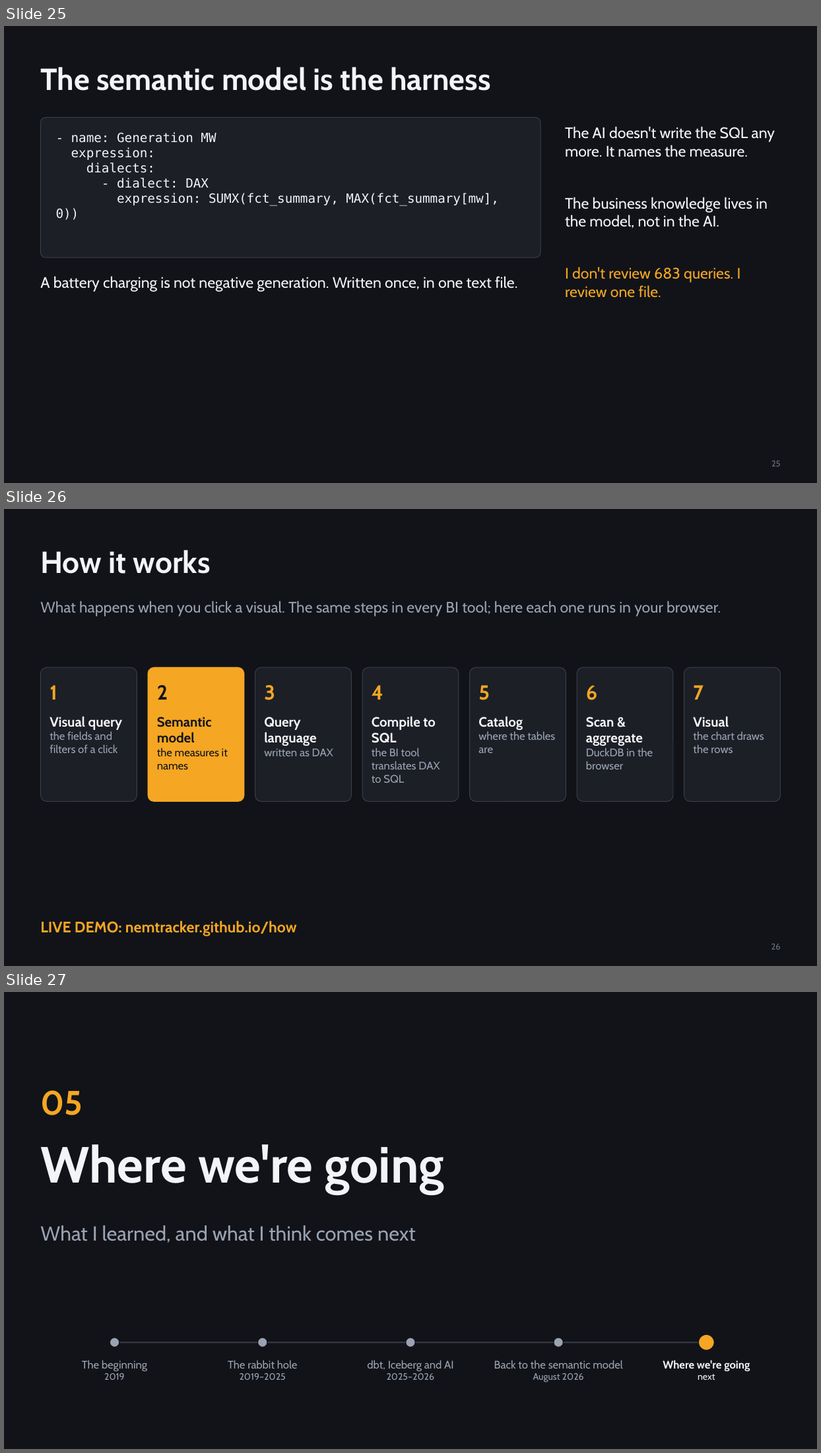
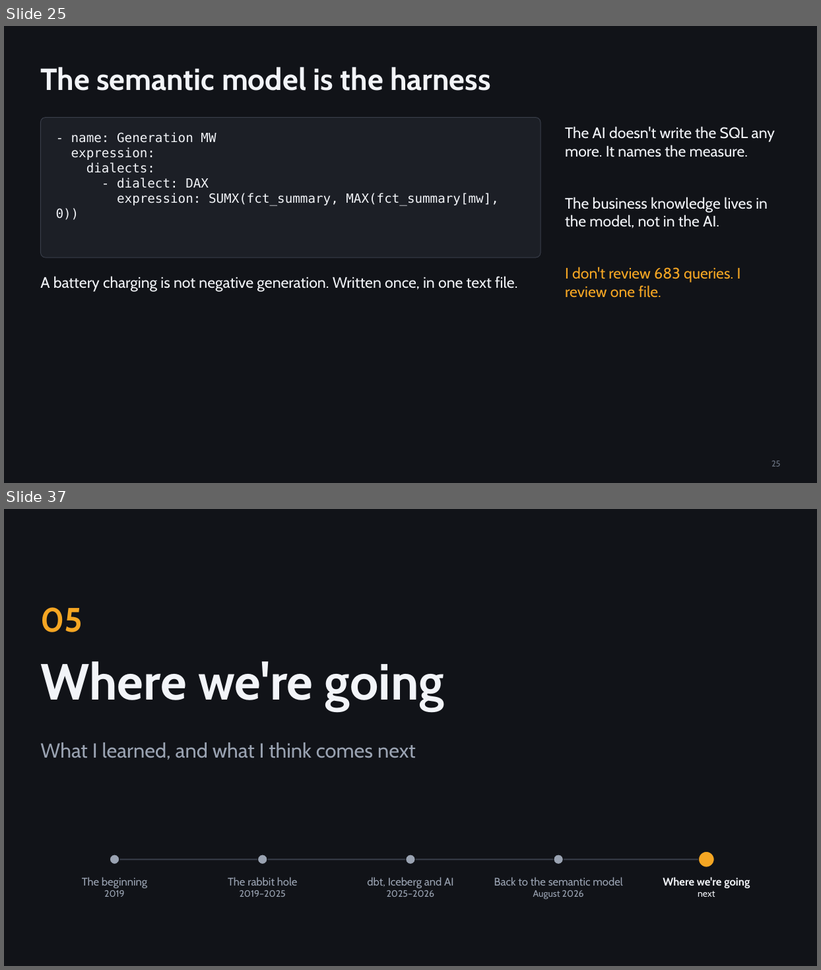
Before and after one commit to djouallah/presentations, a slide deck: analytics-as-code/analytics-as-code.pptx. Shown one above the other, each under a label of ours: slides 25, 26 and 27 before the commit, slides 25 and 37 after it; the slides between them are not shown. The pictures are 821x1453 and 821x970 pixels, drawn with LibreOffice and Linux fonts; fonts in the diff are those of the drawing. Boxes give left, top, right and bottom in pixels: in the first picture for what was removed or moved away, otherwise in the second. Text is boxed around its words. In the diff, an @@ line names an element or a change of style, - is before the commit and + after.

```diff
--- a/analytics-as-code/analytics-as-code.pptx
+++ b/analytics-as-code/analytics-as-code.pptx
@@ slide 26 removed at (4, 509, 817, 966), background #111318 @@
@@ title removed at (40, 550, 211, 574) @@
-How it works
@@ text removed at (40, 601, 721, 617) @@
-What happens when you click a visual. The same steps in every BI tool; here each one runs in your browser.
@@ rounded rectangle removed at (40, 667, 137, 802) @@
@@ text removed at (50, 685, 57, 700) @@
-1
@@ rounded rectangle removed at (148, 667, 244, 802) @@
@@ text removed at (157, 685, 168, 700) @@
-2
@@ rounded rectangle removed at (255, 667, 352, 802) @@
@@ text removed at (264, 685, 275, 700) @@
-3
@@ rounded rectangle removed at (362, 667, 459, 802) @@
@@ text removed at (372, 685, 384, 700) @@
-4
@@ rounded rectangle removed at (470, 667, 566, 802) @@
@@ text removed at (479, 685, 490, 700) @@
-5
@@ rounded rectangle removed at (577, 667, 673, 802) @@
@@ text removed at (586, 685, 597, 700) @@
-6
@@ rounded rectangle removed at (684, 667, 781, 802) @@
@@ text removed at (693, 685, 704, 700) @@
-7
@@ text removed at (50, 716, 123, 753) @@
-Visual query
-the fields and filters of a click
@@ text removed at (157, 717, 228, 770) @@
-Semantic model
-the measures it names
@@ text removed at (264, 717, 333, 757) @@
-Query language
-written as DAX
@@ text removed at (372, 716, 440, 783) @@
-Compile to SQL
-the BI tool translates DAX to SQL
@@ text removed at (479, 716, 555, 753) @@
-Catalog
-where the tables are
@@ text removed at (586, 717, 653, 770) @@
-Scan & aggregate
-DuckDB in the browser
@@ text removed at (693, 716, 764, 753) @@
-Visual
-the chart draws the rows
@@ text removed at (40, 921, 297, 937) @@
-LIVE DEMO: nemtracker.github.io/how
@@ page number removed at (772, 944, 781, 950) @@
-26
@@ what was slide 27 is now slide 37 @@
```
Also in this commit, not shown: 11 slides added, 14 other files.
